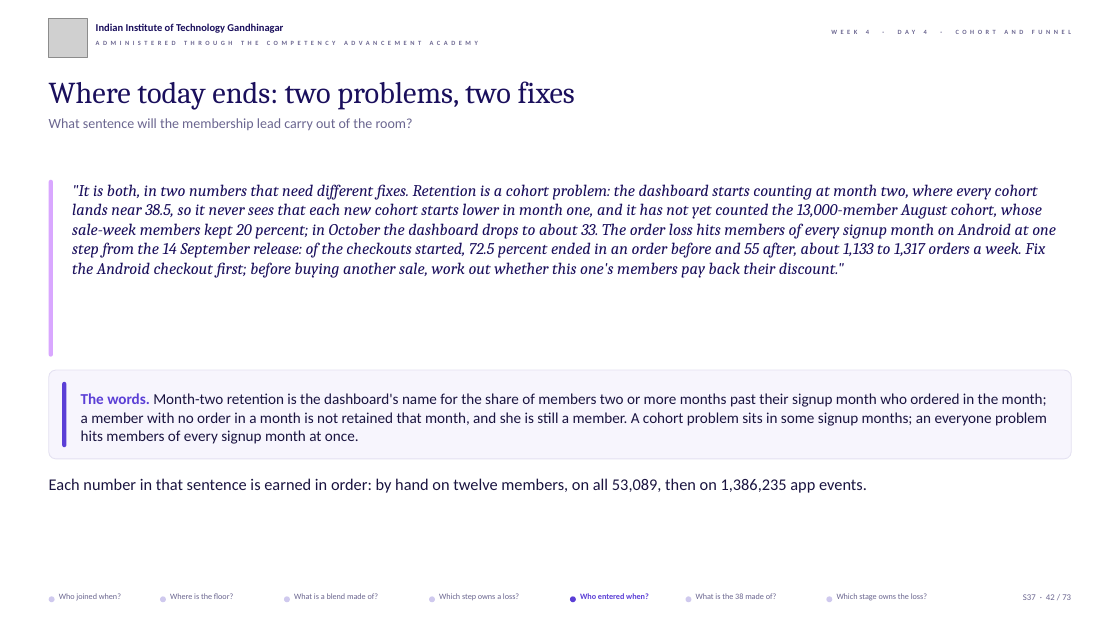
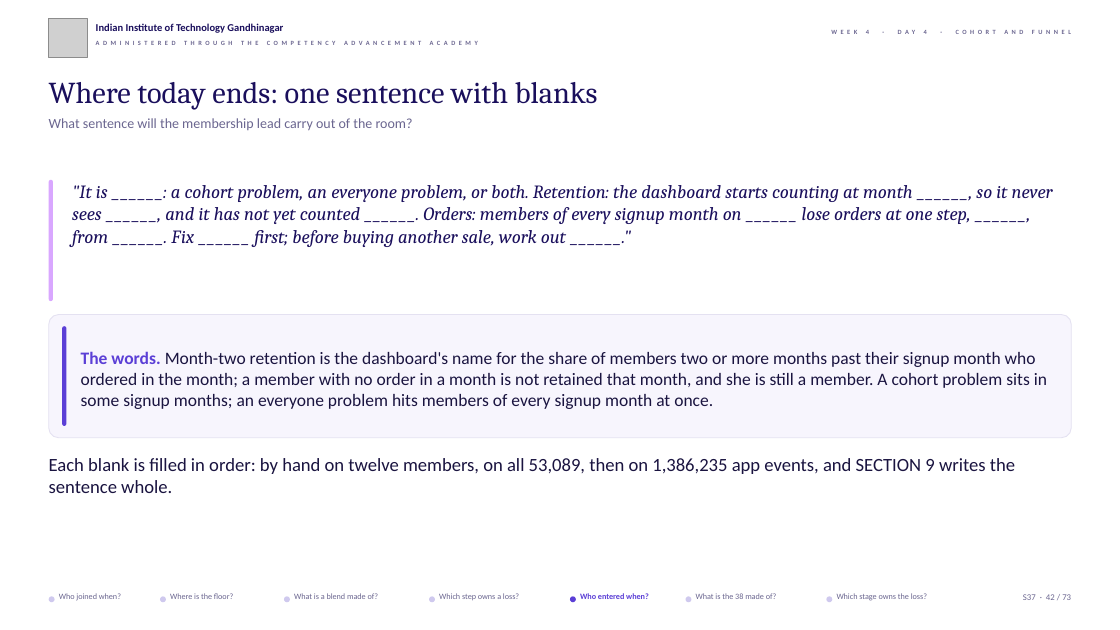
Before and after one commit to fde-academy-lab/c2-content-factory, a slide deck: slide 42 of content/W04/D4/slides/C2_W04_D04_half1_STUDENT.pptx. Drawn at 1120x630 pixels with LibreOffice and Linux fonts; fonts in the diff are those of the drawing; grey boxes stand for pictures; background and template pictures are left out. Boxes give left, top, right and bottom in pixels: in the first picture for what was removed or moved away, otherwise in the second. Text is boxed around its words. In the diff, an @@ line names an element or a change of style, - is before the commit and + after.

```diff
--- a/content/W04/D4/slides/C2_W04_D04_half1_STUDENT.pptx
+++ b/content/W04/D4/slides/C2_W04_D04_half1_STUDENT.pptx
@@ text at (49,82,598,109): text changed @@
-Where today ends: two problems, two fixes
+Where today ends: one sentence with blanks
@@ rounded rectangle: place and size @@
-rounded rectangle at (49,180,53,357)
+rounded rectangle at (49,180,53,301)
@@ text at (72,185,1053,247): text changed; size 14 to 16 pt @@
-"It is both, in two numbers that need different fixes. Retention is a cohort problem: the dashboard starts counting at month two, where every cohort lands near 38.5, so it never sees that each new cohort starts lower in month one, and it has not yet counted the 13,000-member August cohort, whose sale-week members kept 20 percent; in October the dashboard drops to about 33. The order loss hits members of every signup month on Android at one step from the 14 September release: of the checkouts started, 72.5 percent ended in an order before and 55 after, about 1,133 to 1,317 orders a week. Fix the Android checkout first; before buying another sale, work out whether this one's members pay back their discount."
+"It is ______: a cohort problem, an everyone problem, or both. Retention: the dashboard starts counting at month ______, so it never sees ______, and it has not yet counted ______. Orders: members of every signup month on ______ lose orders at one step, ______, from ______. Fix ______ first; before buying another sale, work out ______."
@@ rounded rectangle: place and size @@
-rounded rectangle at (49,371,1071,460)
+rounded rectangle at (49,314,1071,438)
@@ rounded rectangle: place and size @@
-rounded rectangle at (62,382,66,448)
+rounded rectangle at (62,326,66,426)
@@ text "The words. Month-two retention is ...": place and size @@
-text "The words. Month-two retention is ..." at (81,393,1047,444)
+text "The words. Month-two retention is ..." at (81,351,1047,409)
@@ text "The words. Month-two retention is ..." at (81,351,1047,409): size 13 to 15 pt @@
@@ text at (49,458,1015,493): text changed; size 14 to 16 pt @@
-Each number in that sentence is earned in order: by hand on twelve members, on all 53,089, then on 1,386,235 app events.
+Each blank is filled in order: by hand on twelve members, on all 53,089, then on 1,386,235 app events, and SECTION 9 writes the sentence whole.
```
Also in this commit, not shown: 32 other slides changed, 4 other files.
